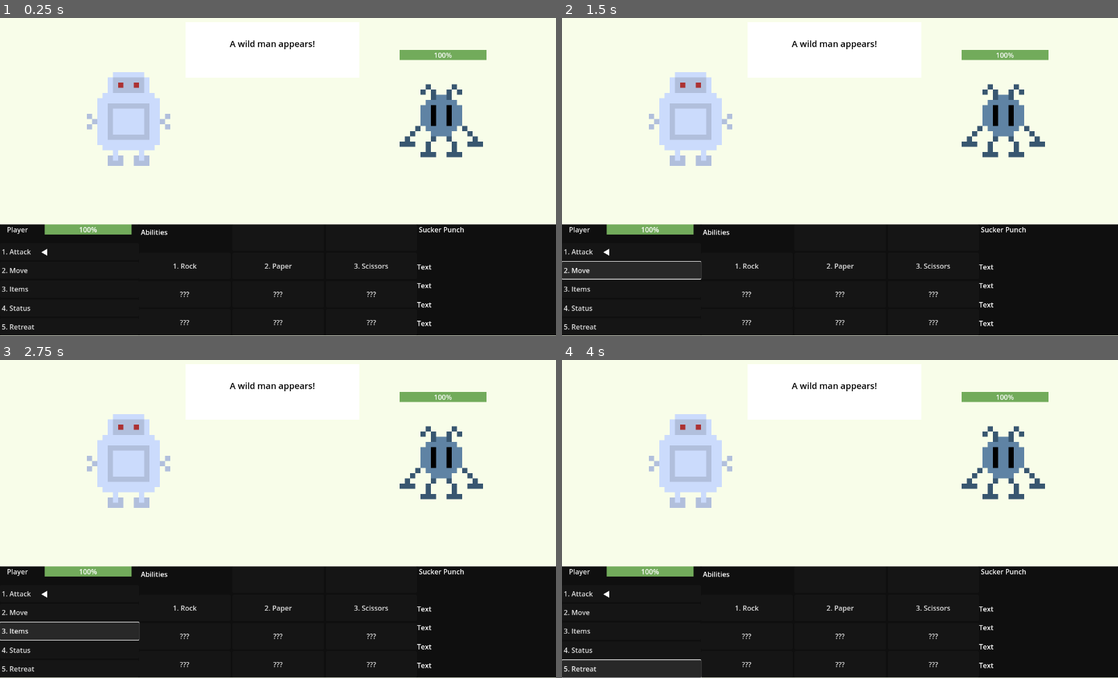
Above: before the commit, frames 1-4 (two rows, left to right).
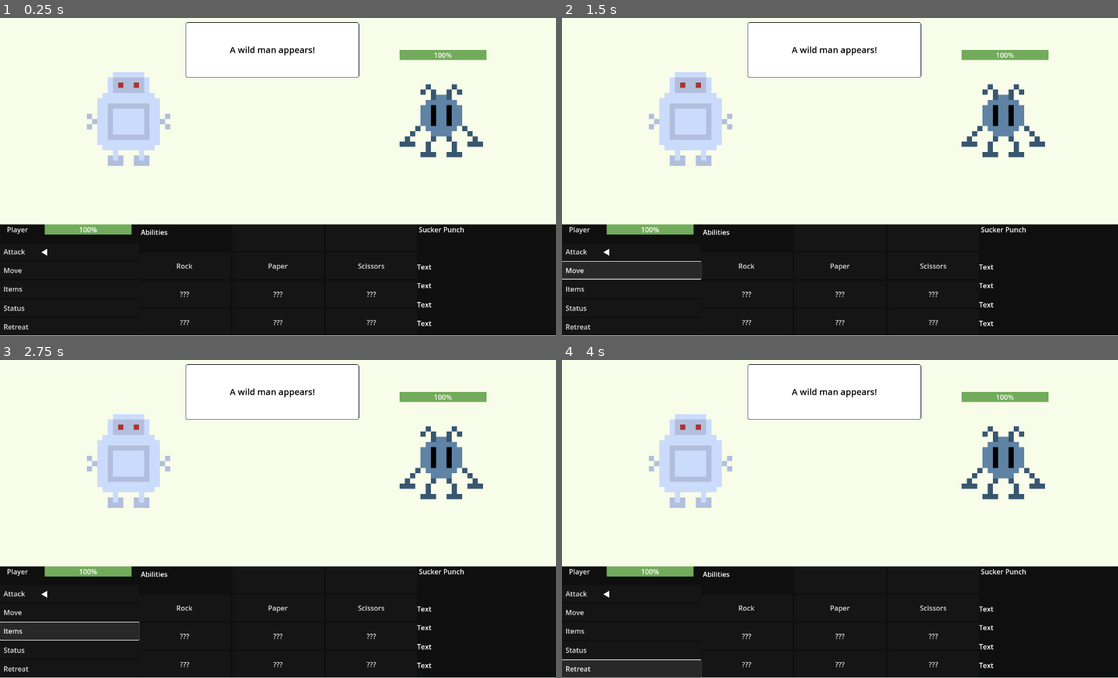
Above: after the commit, the same moments.

Repository: SamShubitz1/WorkingTitle
Game: Godot game, scene res://Scenes/Battle/battle.tscn
The game is run twice, just before and just after one commit, with the same random seed, the same clock (stepped at 60 frames per second) and the same inputs. This scene is started directly instead of the project's main scene.
Inputs:
- Up to frame 1 (0.25 s): no input
- Up to frame 2 (1.5 s): click "1. Attack" (after the commit: "Attack") at 0.5 s; click "2. Move" (after the commit: "Move") at 1.25 s
- Up to frame 3 (2.75 s): click "3. Items" (after the commit: "Items") at 2 s
- Up to frame 4 (4 s): click "4. Status" (after the commit: "Status") at 2.75 s; click "5. Retreat" (after the commit: "Retreat") at 3.5 s

The runs differ from the first frame. In frame 1, 0.9% of the frame differs, in the area x 0-70%, y 1-99%; in frame 2, 0.9%; in frame 3, 0.9%; in frame 4, 0.9%.

Commit message:
fixed item nav bug

Diff:
--- a/Scenes/Battle/Menu/battle_menu.gd
+++ b/Scenes/Battle/Menu/battle_menu.gd
@@ -67,7 +67,7 @@
 			description_label.text = "???"
 	elif selected_menu == items_menu:
 		if character_info.items.is_empty():
-			character_info.items.append({"name": "Empty", "description": ""})
+			character_info.items.append({"name": "Empty", "menu_description": ""})
 			update_ui()
 		elif selected_button_index < character_info.items.size():
 			description_label.text = character_info.items[selected_button_index].menu_description
@@ -89,34 +89,32 @@
 
 func on_select_option() -> void:
 	match selected_button.text:
-		"1. Attack":
+		" Attack":
 			on_select_attack_menu()
-		"2. Move":
+		" Move":
 			pass
-		"3. Items":
+		" Items":
 			on_select_items_menu()
-		"4. Status":
+		" Status":
 			pass
-		"5. Retreat":
+		" Retreat":
 			on_select_retreat()
 
 func on_select_ability() -> void:
-	if selected_button_index < character_info.abilities.size():
-		var attack = character_info.abilities[selected_button_index]
-		battle_controller.on_use_attack(attack)
-		cursor.disable()
-		go_back()
+	var attack = character_info.abilities[selected_button_index]
+	battle_controller.on_use_attack(attack)
+	cursor.disable()
+	go_back()
 
 func on_select_item() -> void:
-	if selected_button_index < character_info.items.size():
-		var item = character_info.items.pop_at(selected_button_index) #expensive on large arrays
-		if item.name == "Empty":
-			go_back()
-		else:
-			battle_controller.on_use_item(item)
-			cursor.disable()
-			update_ui()
-			go_back()
+	var item = character_info.items.pop_at(selected_button_index) #expensive on large arrays
+	if item.name == "Empty":
+		go_back()
+	else:
+		battle_controller.on_use_item(item)
+		cursor.disable()
+		update_ui()
+		go_back()
 
 func on_select_retreat() -> void:
 	battle_controller.on_try_retreat()
@@ -127,7 +125,7 @@
 
 	for i in range(abilities_menu.size()):
 		if i < character_info.abilities.size():
-			abilities_menu[i].text = str(i + 1) + ". " + character_info.abilities[i].name
+			abilities_menu[i].text = character_info.abilities[i].name
 		else:
 			abilities_menu[i].text = "???"
 
--- a/Scenes/Battle/battle.tscn
+++ b/Scenes/Battle/battle.tscn
@@ -9,6 +9,18 @@
 [ext_resource type="Script" path="res://Scenes/Battle/player.gd" id="6_5ss40"]
 
 [sub_resource type="Theme" id="Theme_3gble"]
+
+[sub_resource type="StyleBoxFlat" id="StyleBoxFlat_tbwo3"]
+bg_color = Color(1, 1, 1, 1)
+border_width_left = 1
+border_width_top = 1
+border_width_right = 1
+border_width_bottom = 1
+border_color = Color(0, 0, 0, 1)
+corner_radius_top_left = 5
+corner_radius_top_right = 5
+corner_radius_bottom_right = 5
+corner_radius_bottom_left = 5
 
 [sub_resource type="Theme" id="Theme_ddpyb"]
 
@@ -50,7 +62,7 @@
 [node name="BattleController" type="Node" parent="."]
 script = ExtResource("1_6nkpg")
 
-[node name="DialogBox" type="ColorRect" parent="."]
+[node name="DialogBox" type="Panel" parent="."]
 layout_mode = 1
 anchors_preset = -1
 anchor_top = -1.988
@@ -59,6 +71,7 @@
 offset_top = 42.9281
 offset_right = -453.0
 offset_bottom = -338.0
+theme_override_styles/panel = SubResource("StyleBoxFlat_tbwo3")
 
 [node name="Dialog" type="Label" parent="DialogBox"]
 custom_minimum_size = Vector2(400, 128)
@@ -66,8 +79,8 @@
 anchors_preset = 15
 anchor_right = 1.0
 anchor_bottom = 1.0
-offset_top = -15.0
-offset_bottom = -15.0
+offset_top = -1.00002
+offset_bottom = -0.999985
 grow_horizontal = 2
 grow_vertical = 2
 theme_override_colors/font_color = Color(0, 0, 0, 1)
@@ -140,31 +153,31 @@
 [node name="Attack" type="Button" parent="BattleMenu/MainMenu/Menu"]
 layout_mode = 2
 size_flags_vertical = 3
-text = "1. Attack"
+text = " Attack"
 alignment = 0
 
 [node name="Move" type="Button" parent="BattleMenu/MainMenu/Menu"]
 layout_mode = 2
 size_flags_vertical = 3
-text = "2. Move"
+text = " Move"
 alignment = 0
 
 [node name="Items" type="Button" parent="BattleMenu/MainMenu/Menu"]
 layout_mode = 2
 size_flags_vertical = 3
-text = "3. Items"
+text = " Items"
 alignment = 0
 
 [node name="Status" type="Button" parent="BattleMenu/MainMenu/Menu"]
 layout_mode = 2
 size_flags_vertical = 3
-text = "4. Status"
+text = " Status"
 alignment = 0
 
 [node name="Retreat" type="Button" parent="BattleMenu/MainMenu/Menu"]
 layout_mode = 2
 size_flags_vertical = 3
-text = "5. Retreat"
+text = " Retreat"
 alignment = 0
 
 [node name="AbilitiesMenu" type="Panel" parent="BattleMenu"]
--- a/Scenes/Battle/battle_controller.gd
+++ b/Scenes/Battle/battle_controller.gd
@@ -14,7 +14,7 @@
 	"abilities": []}
 var initial_dialog: Dictionary = {"text": "A wild man appears!"}
 
-#may add more event types eventually e.g. item, animation
+#might add more event types eventually e.g. item, animation
 enum EventType {
 	DIALOG,
 	ATTACK,
@@ -31,7 +31,6 @@
 	enemy_health.max_value = enemy_info["max_health"]
 	handle_dialog(initial_dialog)
 
-#The idea is that each event object will be a class instance, we make a new Dialog, Item, or Attack event to be passed into the event queue. Right now, events are just dictionaries with a type: EventType property
 func add_event(event) -> void:
 	event_queue.append(event)
 
@@ -74,7 +73,8 @@
 
 func on_try_retreat() -> void:
 	handle_dialog({"text": "Player tried to retreat!"})
-	if player_health.value >= enemy_health.value:
+	var success: bool = player_health.value > enemy_health.value
+	if success:
 		clear_queue()
 		add_event({"type": EventType.DIALOG, "text": "Got away safely!"})
 		add_event({"type": EventType.RETREAT})
@@ -83,9 +83,9 @@
 		perform_enemy_attack()
 
 func calculate_attack_dmg(player_attack: Dictionary) -> Dictionary:
-	var damage = player_attack.damage
-	var multiplier = resolve_status_effects(player_attack)
-	damage *= multiplier
+	var damage: int = player_attack.damage
+	var multiplier: float = resolve_status_effects(player_attack)
+	damage *= multiplier #if damage ends in '0' it will stay an int
 	return {"target": "enemy", "damage": damage}
 
 func perform_enemy_attack() -> void:
Not shown: 1 places in Scenes/Battle/battle.tscn that only renumber resources
